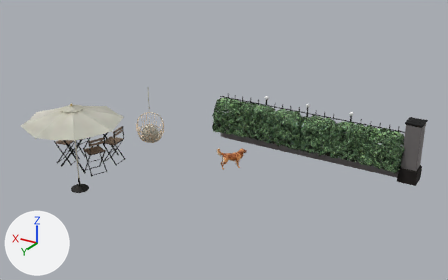
Renders of the glTF model assets/models/jardin.glb from each side of a commit.
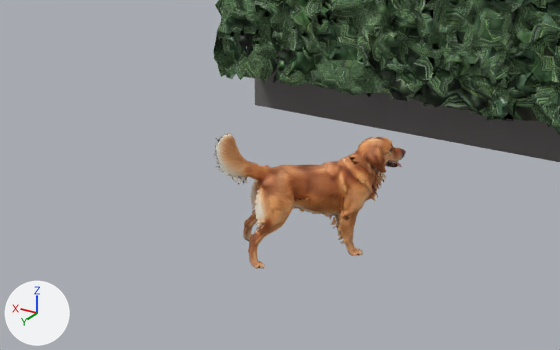
Old and new are each drawn whole from a camera (50 mm lens) standing at (-13.27, 10.06, 7.58) and looking at (-5.49, -2.91, 1.1) and again close up from a camera (50 mm lens) standing at (-6.6, -1.21, 1.5) and looking at (-4.86, -4.1, 0.06). The lights are fixed; the arrows at lower left show +X, +Y and +Z. The older version's two pictures come first. Where no turn or scale is listed for an object, it has been applied to the vertices.

The first close-up shows 'LONG_skinny_1_mesh_hedge_dom_creame_0', 'LONG_skinny_1_mesh_hedge_model_0', 'Object_4'.
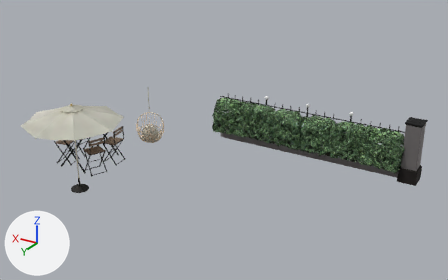
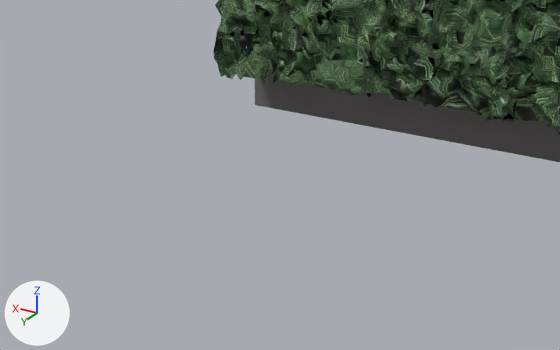
Pixel boxes (x1, y1, x2, y2) of what changed, in the close-ups (560 x 350 px):
'Object_4', deleted (brown): before (213, 134, 406, 269)

What changed in the scene script:
```text
Remove ob_object_4:
    ob_object_4 = bpy.data.objects.new('Object_4', me_mesh_11)
    ob_object_4.location = (-5.0, -4.15, -0.01)
```
